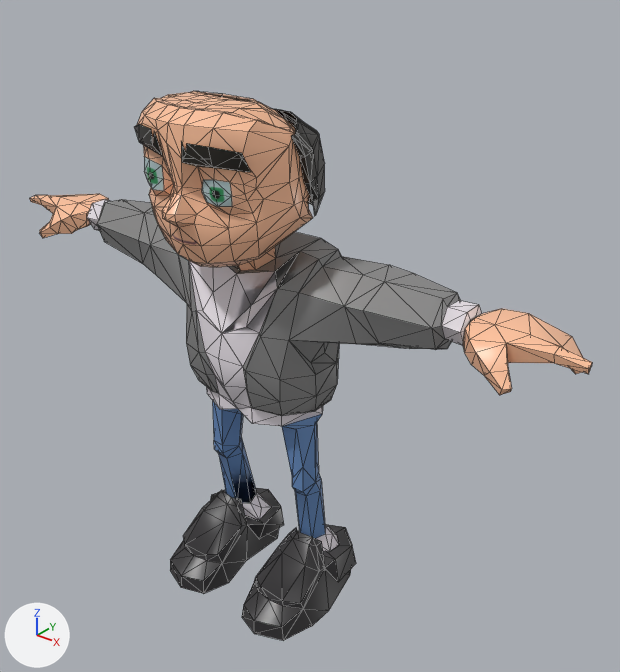
One commit to the glTF model src/3D/threejs/Models/MainHero/MainHero.glb: the scene before it, then after it.
Both versions are drawn from a 50 mm lens placed at (7.81, -8.46, 9.75), pointed at (0.85, 0.24, 4.36). Arrows for +X, +Y and +Z are at lower left; the lights stay in place. Mesh edges are drawn as thin lines.

The scene before the commit, as lines of its bpy script (objects in view):
```python
me_jake = bpy.data.meshes.new('Jake')
me_jake.from_pydata(...)  # 860 vertices, 1663 faces; spans x -5.04..5.04, y -1.56..1.23, z -0.3..7.74
me_jake.materials.append(mat_material)
ob_jake = bpy.data.objects.new('Jake', me_jake)
ob_jake.location = (0.0, 0.0, 0.0)
```
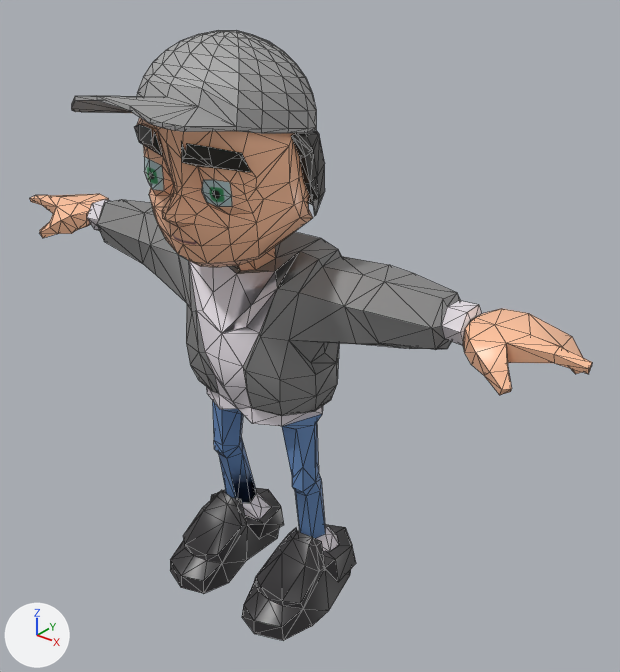
The newer file is also rescaled (x0.2), turned or shifted as a whole; pictures and numbers use the older file's frame.

Boxes [x1, y1, x2, y2] around the edits, measured in the pictures (620 x 672 px):
'Mesh_0', added: after [71, 31, 316, 134]

The change in detail:
Material 'Material.001' (mat_material_001) is new.
Its base color is (0.384, 0.384, 0.384) (grey #a7a7a7).
Mesh me_mesh_0 is new.
It has 190 vertices, 366 faces and spans x -1.11..1.15, y -2.44..0.71, z 7.23..8.5.
It uses material mat_material_001 (grey #a7a7a7).
Object 'Mesh_0' (ob_mesh_0) is new; it shows me_mesh_0.
Its location is (0.0, 0.0, 0.0).
